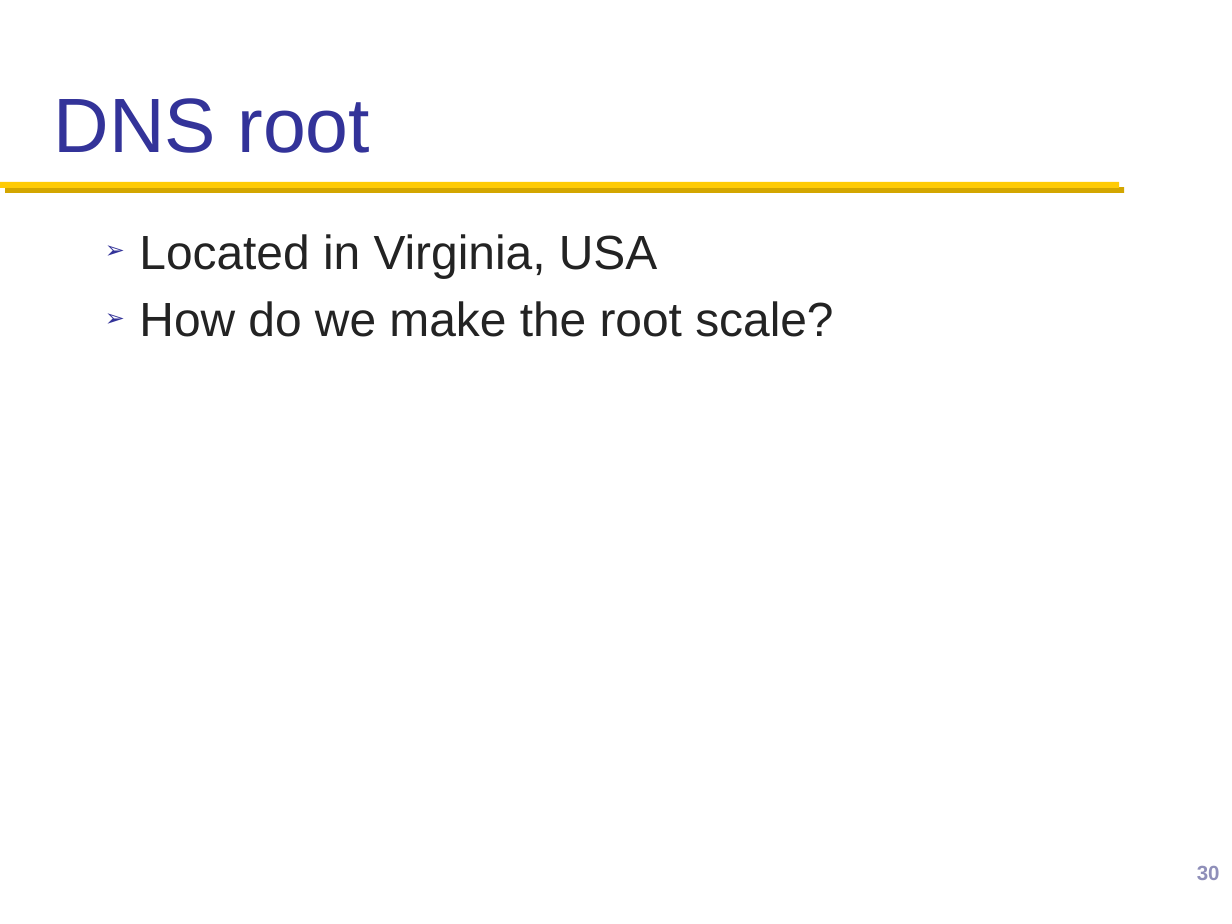
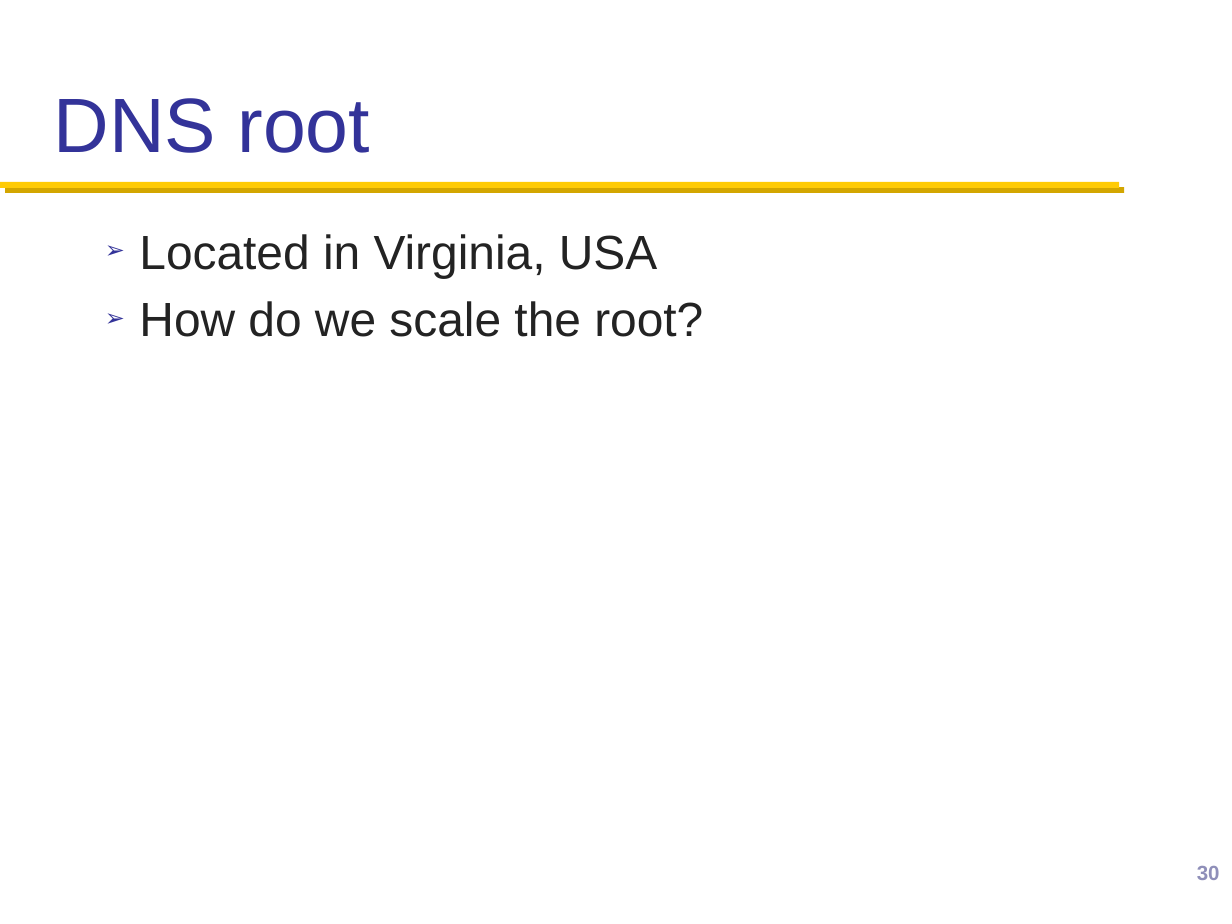
Before and after one commit to henryhxu/CSCI4430-ESTR4120, a slide deck: slide 30 of lectures/lec4.pptx. Drawn at 1232x924 pixels with LibreOffice and Linux fonts; fonts in the diff are those of the drawing; background and template pictures are left out. Boxes give left, top, right and bottom in pixels: in the first picture for what was removed or moved away, otherwise in the second. Text is boxed around its words. In the diff, an @@ line names an element or a change of style, - is before the commit and + after.

Commit message:
lec4 revised

```diff
--- a/lectures/lec4.pptx
+++ b/lectures/lec4.pptx
@@ text at <box>139,301,703,337</box>: text changed @@
-➢ How do we make the root scale?
+➢ How do we scale the root?
```
Also in this commit, not shown: 1 slide removed.
